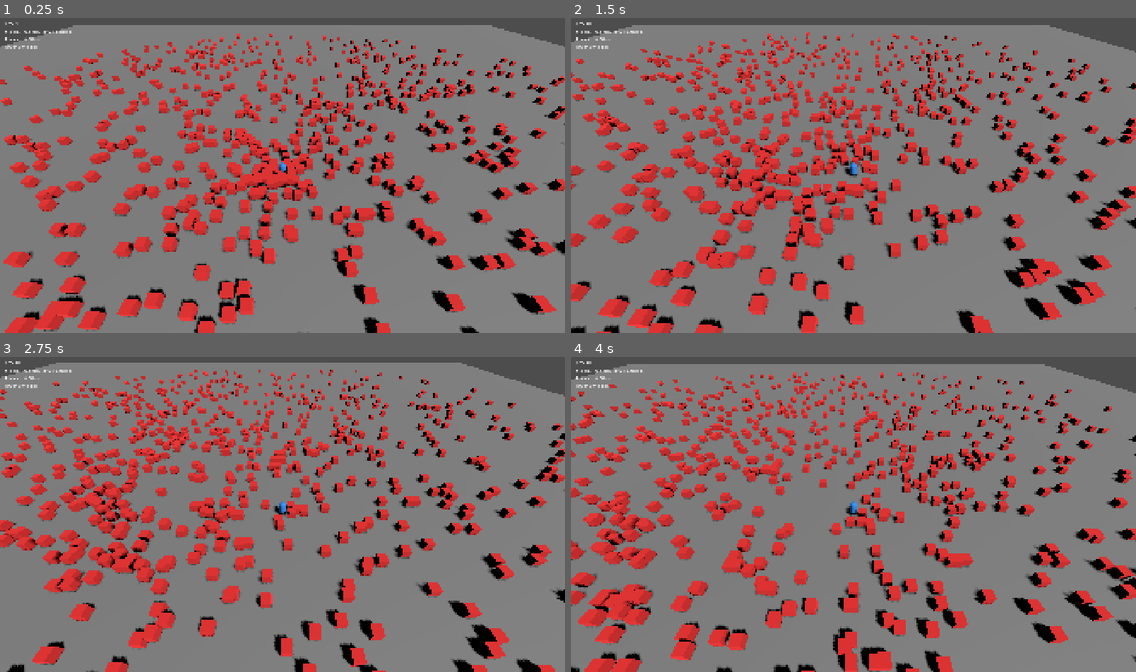
Above: before the commit, frames 1-4 (two rows, left to right).
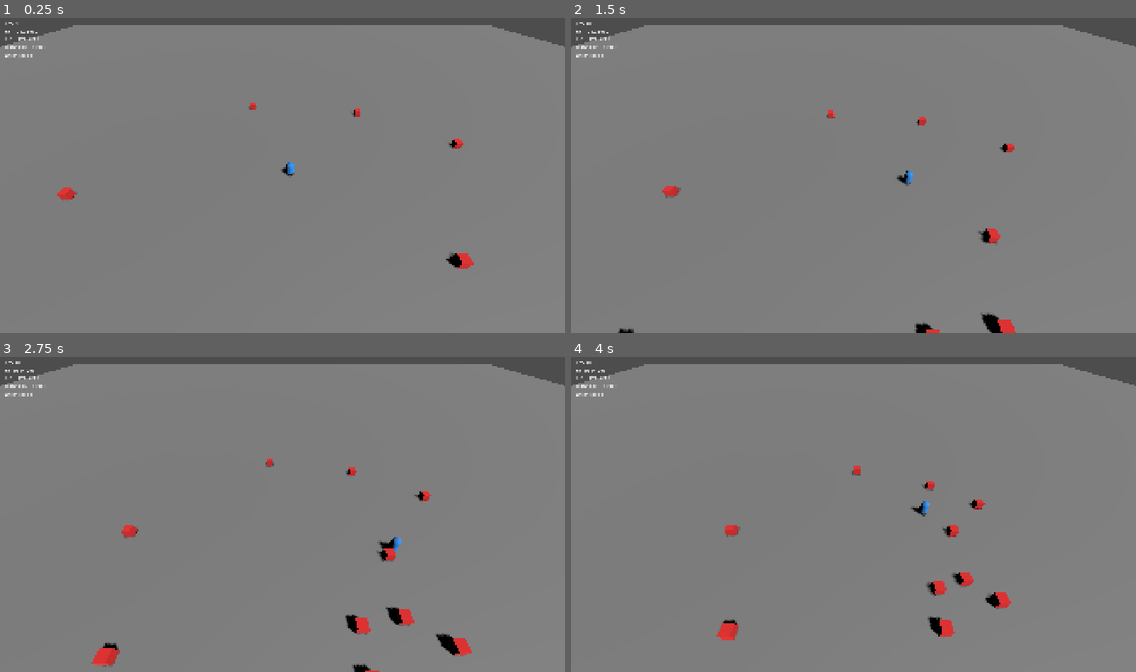
Above: after the commit, the same moments.

Repository: lenovo-li/rift-cleansers
Game: Godot game, scene res://scenes/game_scene.tscn
Two runs of this game, one before a commit and one after it. Both use one fixed random seed, a clock stepped at 60 frames per second and the inputs below. Before the commit the project starts from res://scenes/test_arena.tscn.
Inputs (mouse positions are in pixels of both pictures, inside the frame that each line leads up to):
- Up to frame 1 (0.25 s): no input
- Up to frame 2 (1.5 s): tap Enter (ui_accept) at 0.5, 0.77 s; move the mouse to (977, 159) at 0.52 s; hold D (move_right) 0.53-1.28 s; tap Space (dash) at 0.6, 1.35 s; move the mouse to (740, 191) at 1.27 s; hold S (move_down) from 1.28 s (still down)
- Up to frame 3 (2.75 s): tap Enter (ui_accept) at 1.52 s; move the mouse to (339, 442) at 2.02 s; release S (move_down) at 2.03 s; hold D (move_right) from 2.03 s (still down); tap Space (dash) at 2.1 s
- Up to frame 4 (4 s): move the mouse to (825, 577) at 2.77 s; release D (move_right) at 2.78 s; hold W (move_up) 2.78-3.53 s; tap Space (dash) at 2.85, 3.6 s; tap Enter (ui_accept) at 3.02, 3.77 s; move the mouse to (1023, 561) at 3.52 s; hold A (move_left) from 3.53 s (still down)

The runs differ from the first frame. In frame 1, 24% of the frame differs, in the area x 0-100%, y 4-100%; in frame 2, 25%; in frame 3, 25%, in the area x 0-100%, y 1-100%; in frame 4, 25%.

Commit message:
fix: 修改主场景为game_scene
将project.godot的main_scene从test_arena改为game_scene，
现在按F5会直接运行M1游戏场景，而不是M0压测。

Diff:
--- a/project.godot
+++ b/project.godot
@@ -13,7 +13,7 @@
 config/name="裂界清扫者 (Rift Cleansers)"
 config/description="1-4人合作肉鸽动作游戏"
 config/version="0.1.0"
-run/main_scene="res://scenes/test_arena.tscn"
+run/main_scene="res://scenes/game_scene.tscn"
 config/features=PackedStringArray("4.7", "Forward Plus")
 config/icon="res://icon.svg"
 
